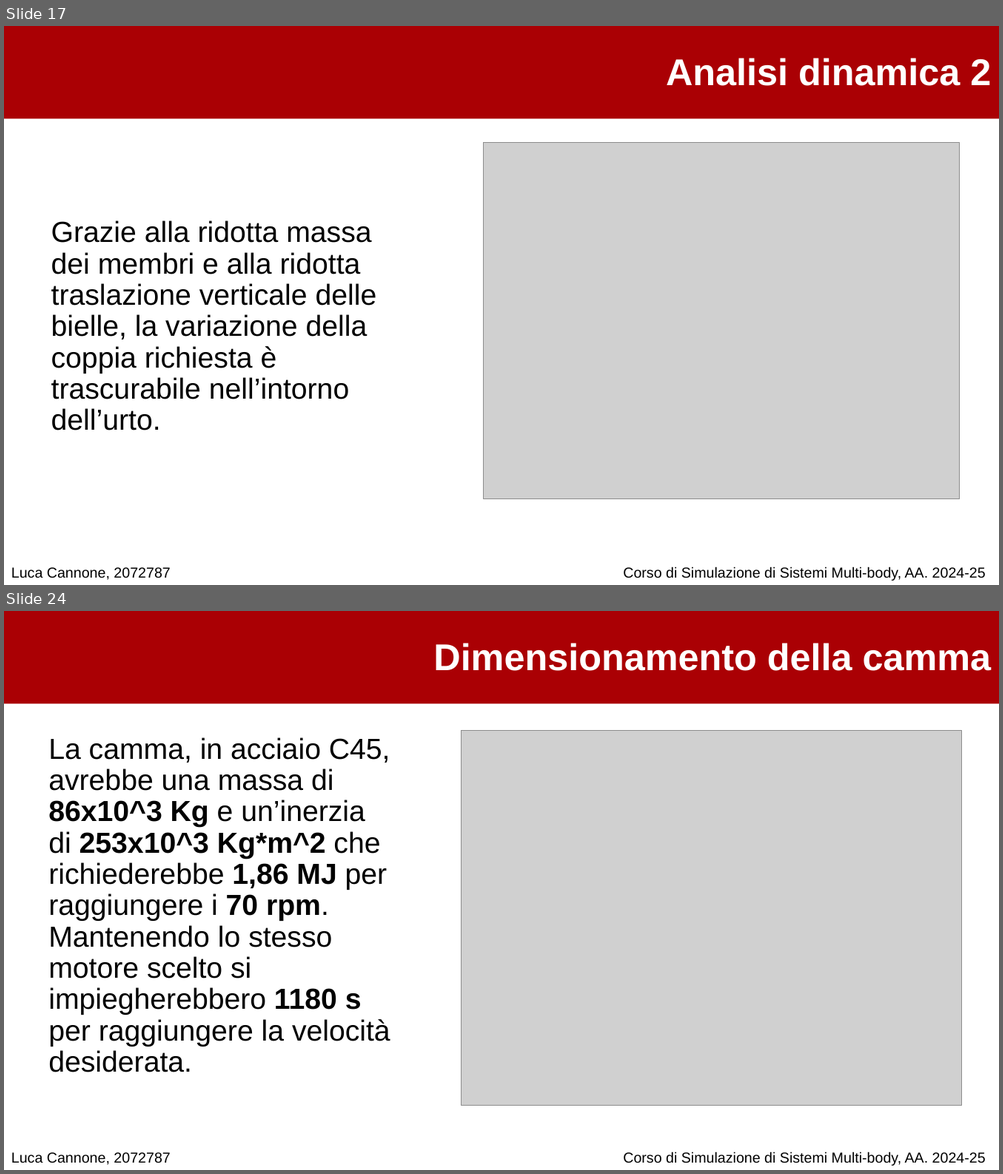
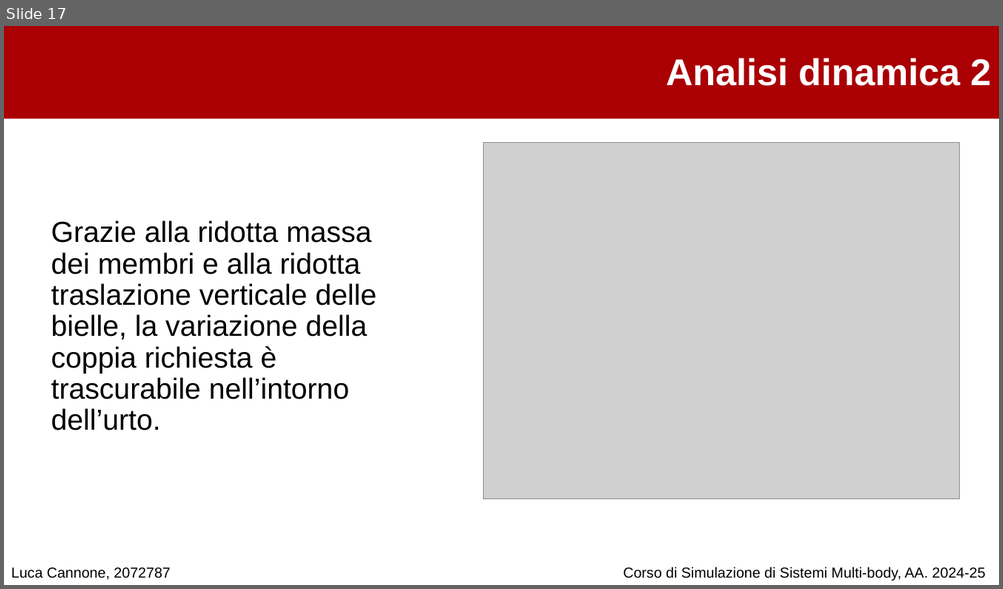
Before and after one commit to cannoneluca/Progetto_Simulazione_MultiBody, a slide deck: Presentazione .pptx. Shown one above the other, each under a label of ours: slides 17 and 24 before the commit, slide 17 after it; the slides between them are not shown. The pictures are 1003x1174 and 1003x589 pixels, drawn with LibreOffice and Linux fonts; fonts in the diff are those of the drawing; grey boxes stand for pictures; background and template pictures are left out. Boxes give left, top, right and bottom in pixels: in the first picture for what was removed or moved away, otherwise in the second. Text is boxed around its words. In the diff, an @@ line names an element or a change of style, - is before the commit and + after.

```diff
--- a/Presentazione .pptx
+++ b/Presentazione .pptx
@@ slide 24 removed at [4,611,999,1170], background #FFFFFF; not listed: 1 template element that a slide beside it also shows @@
@@ text removed at [433,643,991,671] @@
-Dimensionamento della camma
@@ text removed at [48,738,390,1073] @@
-La camma, in acciaio C45, avrebbe una massa di 86x10^3 Kg e un’inerzia di 253x10^3 Kg*m^2 che richiederebbe 1,86 MJ per raggiungere i 70 rpm. Mantenendo lo stesso motore scelto si impiegherebbero 1180 s per raggiungere la velocità desiderata.
@@ picture removed at [461,730,962,1105] @@
@@ text removed at [11,1153,170,1165] @@
-Luca Cannone, 2072787
@@ text removed at [623,1152,985,1166] @@
-Corso di Simulazione di Sistemi Multi-body, AA. 2024-25
```
Also in this commit, not shown: 19 slides changed, 1 slide added.
